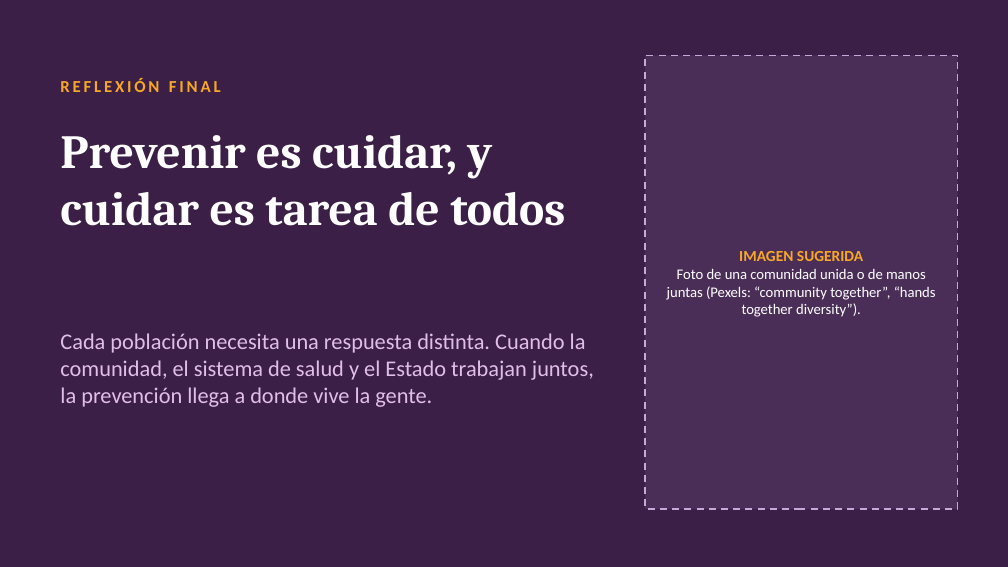
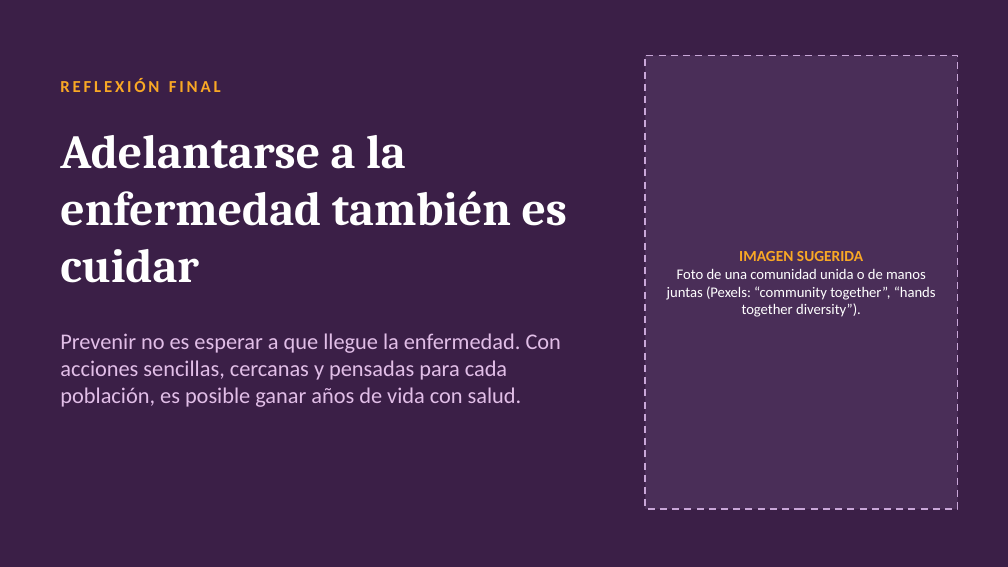
Before and after one commit to leyezminvari-tech/ESPECIALIZACI-N-, a slide deck: slide 22 of Actividades/Semana8_Presentacion_Canva.pptx. Drawn at 1008x567 pixels with LibreOffice and Linux fonts; fonts in the diff are those of the drawing. Boxes give left, top, right and bottom in pixels: in the first picture for what was removed or moved away, otherwise in the second. Text is boxed around its words. In the diff, an @@ line names an element or a change of style, - is before the commit and + after.

```diff
--- a/Actividades/Semana8_Presentacion_Canva.pptx
+++ b/Actividades/Semana8_Presentacion_Canva.pptx
@@ title at [60,135,567,283]: text changed @@
-Prevenir es cuidar, y cuidar es tarea de todos
+Adelantarse a la enfermedad también es cuidar
@@ text at [60,333,561,407]: text changed @@
-Cada población necesita una respuesta distinta. Cuando la comunidad, el sistema de salud y el Estado trabajan juntos, la prevención llega a donde vive la gente.
+Prevenir no es esperar a que llegue la enfermedad. Con acciones sencillas, cercanas y pensadas para cada población, es posible ganar años de vida con salud.
```
Also in this commit, not shown: 5 other files.
